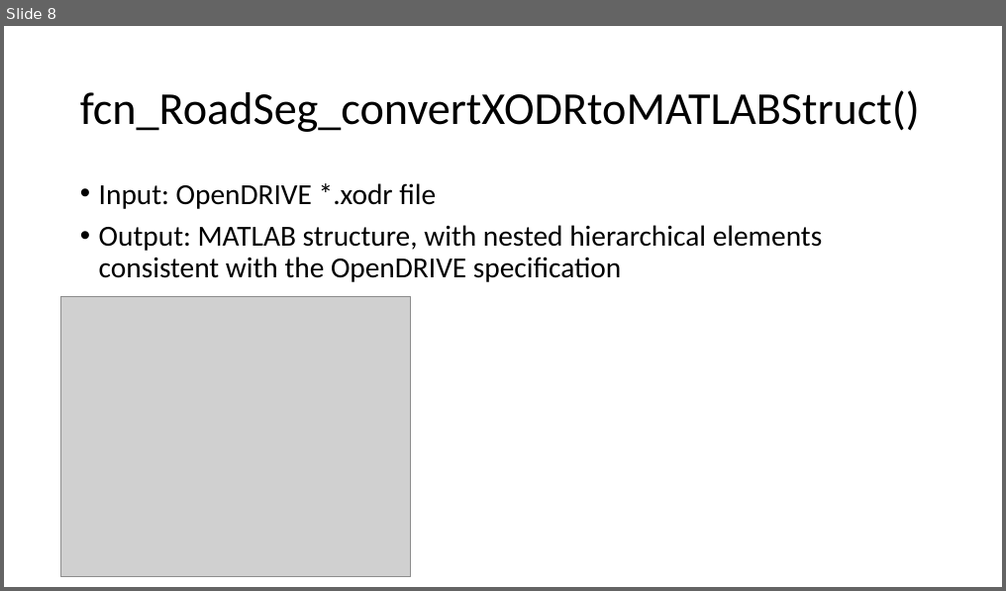
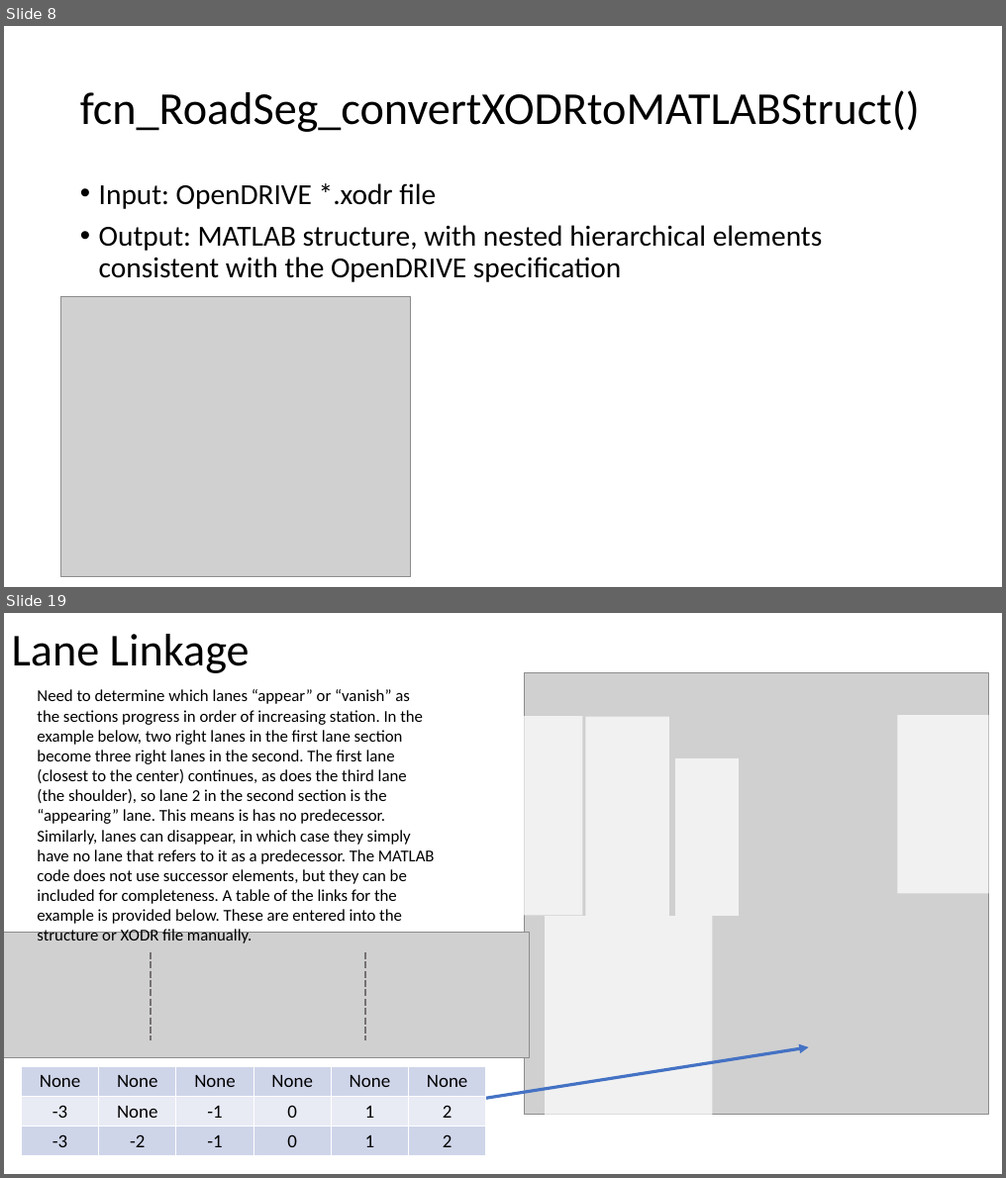
Before and after one commit to ivsg-psu/PathPlanning_MapTools_ParseXODR, a slide deck: Documents/OpenDRIVE-MATLAB.pptx. Shown one above the other, each under a label of ours: slide 8 before the commit, slides 8 and 19 after it; the slides between them are not shown. The pictures are 1006x591 and 1006x1178 pixels, drawn with LibreOffice and Linux fonts; fonts in the diff are those of the drawing; grey boxes stand for pictures. Boxes give left, top, right and bottom in pixels: in the first picture for what was removed or moved away, otherwise in the second. Text is boxed around its words. In the diff, an @@ line names an element or a change of style, - is before the commit and + after.

Commit message:
FIX/DOC: Minor bugfixes and substantial documentation of the MATLAB <-> XODR processes

```diff
--- a/Documents/OpenDRIVE-MATLAB.pptx
+++ b/Documents/OpenDRIVE-MATLAB.pptx
@@ slide 19 added at <box>4,613,1002,1174</box>, background #FFFFFF @@
@@ title added at <box>12,634,250,673</box>, 44 pt, text #000000 @@
+Lane Linkage
@@ text added at <box>37,689,435,944</box>, 16 pt, text #000000 @@
+Need to determine which lanes “appear” or “vanish” as
+the sections progress in order of increasing station. In the
+example below, two right lanes in the first lane section
+become three right lanes in the second. The first lane
+(closest to the center) continues, as does the third lane
+(the shoulder), so lane 2 in the second section is the
+“appearing” lane. This means is has no predecessor.
+Similarly, lanes can disappear, in which case they simply
+have no lane that refers to it as a predecessor. The MATLAB
+code does not use successor elements, but they can be
+included for completeness. A table of the links for the
+example is provided below. These are entered into the
+structure or XODR file manually.
@@ picture added at <box>525,672,989,1115</box> @@
@@ rectangle added at <box>520,716,583,916</box>, fill #FFFFFF at 71% opacity @@
@@ rectangle added at <box>586,716,669,916</box>, fill #FFFFFF at 71% opacity @@
@@ rectangle added at <box>898,716,989,894</box>, fill #FFFFFF at 71% opacity @@
@@ rectangle added at <box>675,759,740,916</box>, fill #FFFFFF at 71% opacity @@
@@ picture added at <box>4,932,529,1059</box> @@
@@ rectangle added at <box>545,916,712,1152</box>, fill #FFFFFF at 71% opacity @@
@@ line added from (151, 953) to (151, 1042), #767171 2.25 pt dashed @@
@@ line added from (365, 953) to (365, 1042), #767171 2.25 pt dashed @@
@@ arrow added from (486, 1098) to (809, 1048), #4472C4 3 pt @@
@@ table added at <box>21,1066,484,1157</box>, 3 rows, 6 columns @@
+None | None | None | None | None | None
+-3 | None | -1 | 0 | 1 | 2
+-3 | -2 | -1 | 0 | 1 | 2
```
Also in this commit, not shown: 1 slide changed, 10 other slides added, 5 other files.
